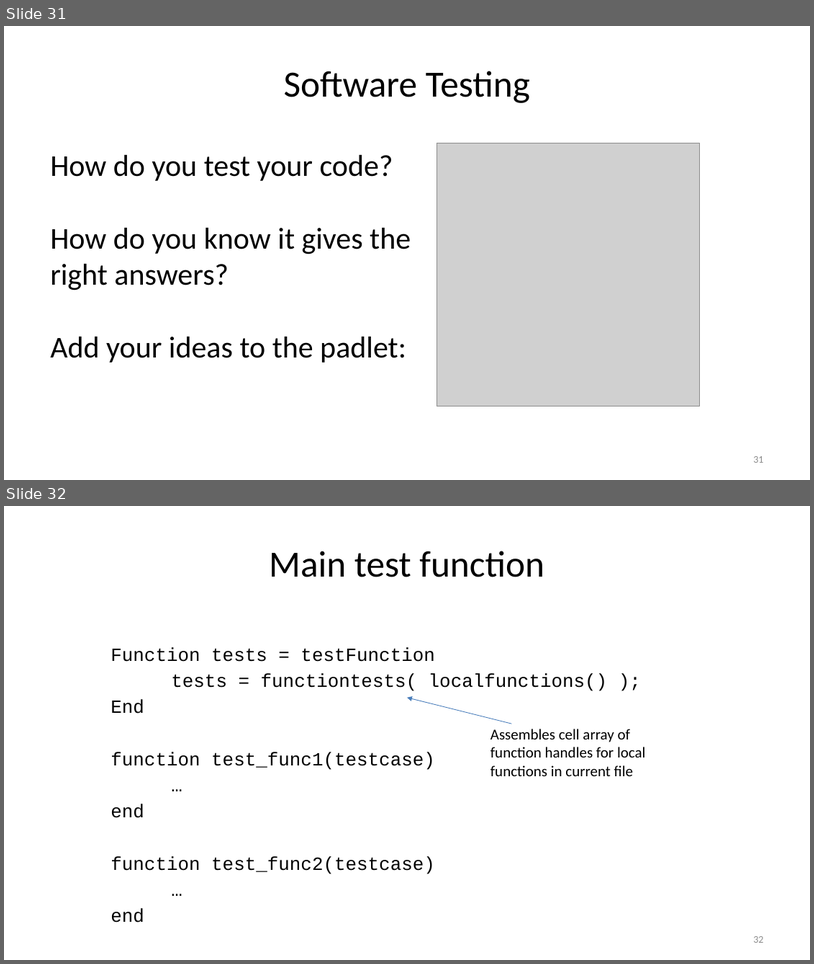
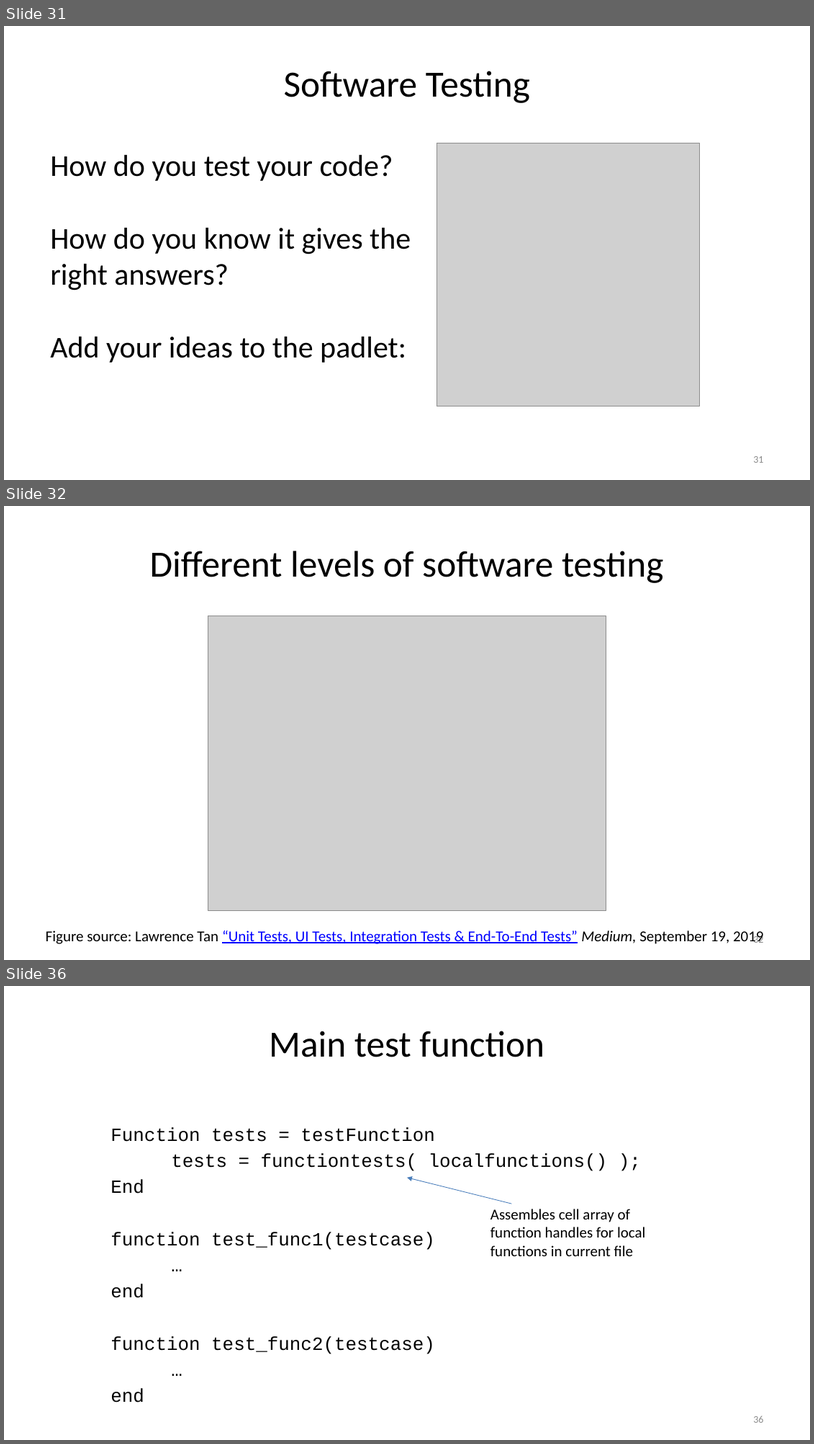
Before and after one commit to louisepb/Nottingham_Workshop, a slide deck: InstructorMaterials/Best Practices for Software Development using MATLAB.pptx. Shown one above the other, each under a label of ours: slides 31 and 32 before the commit, slides 31, 32 and 36 after it; the slides between them are not shown. The pictures are 814x964 and 814x1444 pixels, drawn with LibreOffice and Linux fonts; fonts in the diff are those of the drawing; grey boxes stand for pictures. Boxes give left, top, right and bottom in pixels: in the first picture for what was removed or moved away, otherwise in the second. Text is boxed around its words. In the diff, an @@ line names an element or a change of style, - is before the commit and + after.

Commit message:
Updated slides and Chapter 3 with more testing material. Minor change to chapter 2 text

```diff
--- a/InstructorMaterials/Best Practices for Software Development using MATLAB.pptx
+++ b/InstructorMaterials/Best Practices for Software Development using MATLAB.pptx
@@ slide 32 added at [4,506,810,960], background #FFFFFF @@
@@ title added at [150,551,664,583], 44 pt, text #000000 @@
+Different levels of software testing
@@ picture added at [208,616,606,911] @@
@@ text added at [46,930,764,944], 18 pt, text #0000FF, underline @@
+Figure source: Lawrence Tan “Unit Tests, UI Tests, Integration Tests & End-To-End Tests” Medium, September 19, 2019
@@ page number added at [754,934,764,942], 12 pt, text #8C8C8C @@
+32
@@ what was slide 32 is now slide 36 @@
@@ page number at [754,1416,764,1422]: text changed @@
-32
+36
```
Also in this commit, not shown: 1 slide changed, 2 other slides added, 2 other files.
